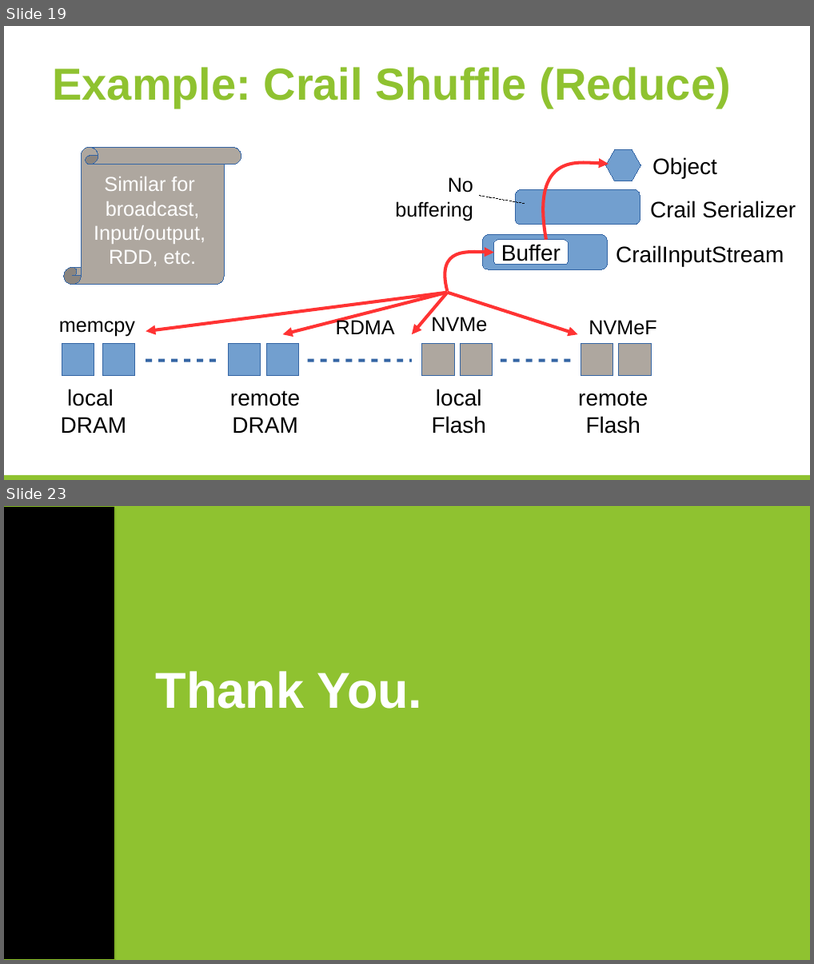
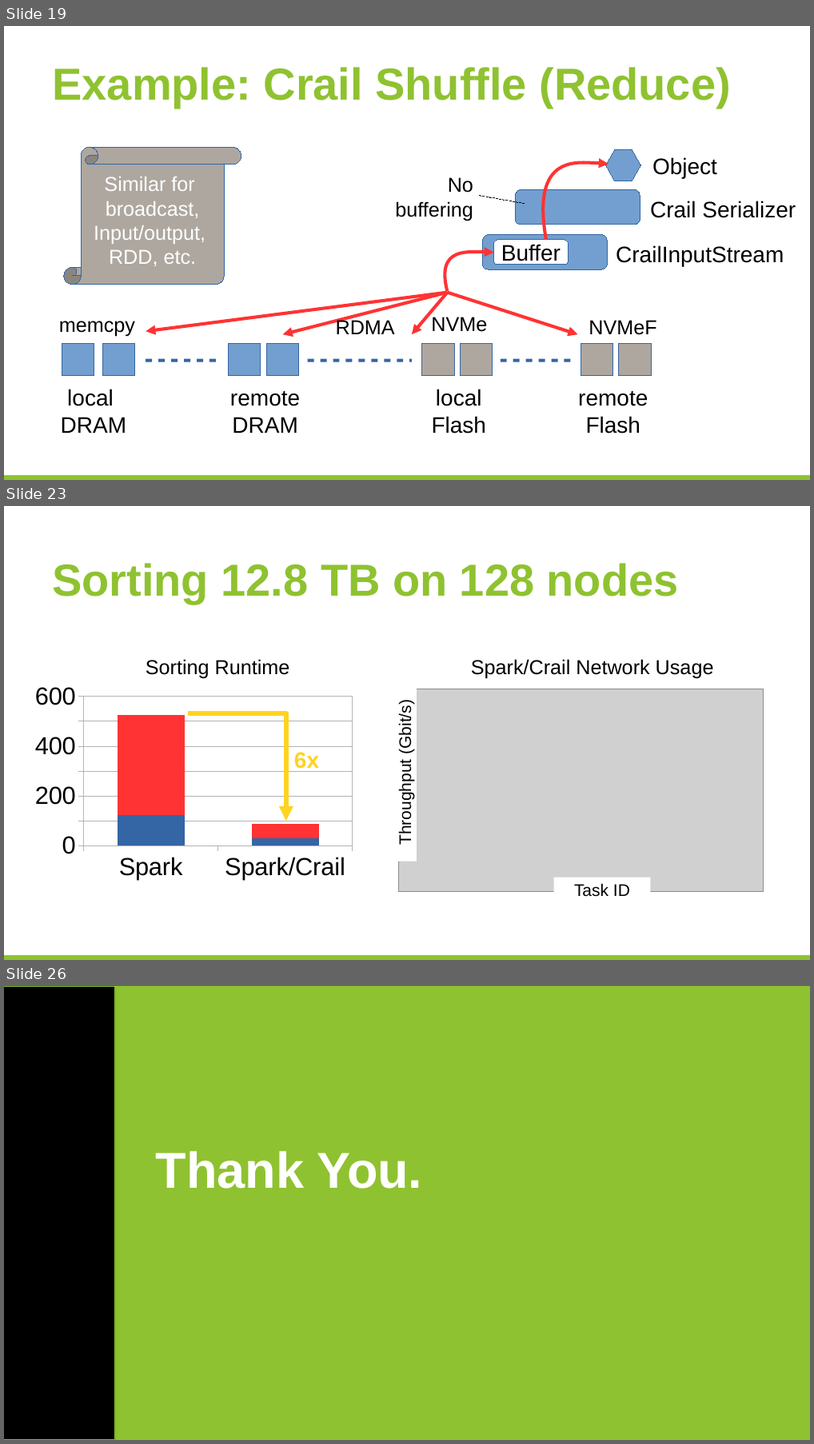
Before and after one commit to huangyibo/spark-summit-17, a slide deck: template.odp. Shown one above the other, each under a label of ours: slides 19 and 23 before the commit, slides 19, 23 and 26 after it; the slides between them are not shown. The pictures are 814x964 and 814x1444 pixels, drawn with LibreOffice and Linux fonts; fonts in the diff are those of the drawing; grey boxes stand for pictures; background and template pictures are left out. Boxes give left, top, right and bottom in pixels: in the first picture for what was removed or moved away, otherwise in the second. Text is boxed around its words. In the diff, an @@ line names an element or a change of style, - is before the commit and + after.

```diff
--- a/template.odp
+++ b/template.odp
@@ slide 23 added at [4,506,810,960], background #FFFFFF; not listed: 1 template element that a slide beside it also shows @@
@@ title added at [52,563,679,603], 40 pt, text #8FC230, bold @@
+Sorting 12.8 TB on 128 nodes
@@ text added at [146,659,290,679], 18 pt, text #000000 @@
+Sorting Runtime
@@ text added at [471,659,714,679], 18 pt, text #000000 @@
+Spark/Crail Network Usage
@@ column stacked chart added at [28,679,359,884] @@
+categories: Spark, Spark/Crail
+Series 1: 120, 30
+Series 2: 400, 60
@@ rectangle added at [393,684,417,861], fill #FFFFFF, 15 pt, text #000000 @@
+Throughput (Gbit/s)
@@ picture added at [399,689,764,892] @@
@@ freeform shape added at [189,713,286,820], outline #FFD320 4.31 pt @@
@@ text added at [294,752,319,772], 20 pt, text #FFD320, bold @@
+6x
@@ rectangle added at [554,877,650,901], fill #FFFFFF, 15 pt, text #000000 @@
+Task ID
@@ what was slide 23 is now slide 26 @@
```
Also in this commit, not shown: 4 slides changed, 2 other slides added, 3 other files.
